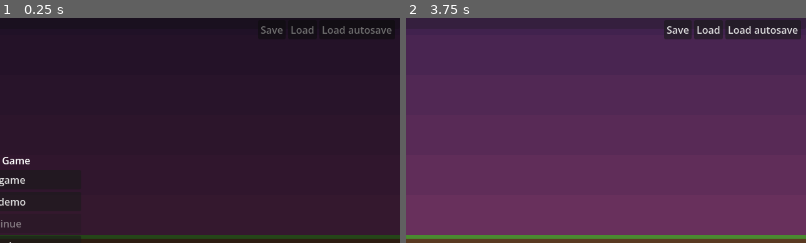
Above: before the commit, frames 1-2 (left to right).
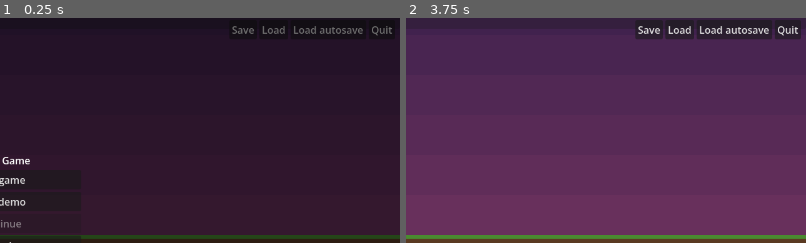
Above: after the commit, the same moments.

Repository: evidencelacking/TowerGame
Game: Godot game, scene res://scenes/main.tscn
The game is run twice, just before and just after one commit, with the same random seed, the same clock (stepped at 60 frames per second) and the same inputs.
Inputs:
- Up to frame 1 (0.25 s): no input
- Up to frame 2 (3.75 s): click "No messages yet" at 0.5 s; click "Save" at 1.25 s; click "Load" at 2 s; click "Load autosave" at 2.75 s; click "New game" at 3.5 s
The pictures show only the part of the screen within x 50-100%, y 6-56%; the shares and areas given below are measured in that part.

The runs differ from the first frame. In frame 1, 0.7% of the frame differs, in the area x 58-98%, y 3-8%; in frame 2, 1.1%, in the area x 57-98%, y 3-10%.

Commit message:
feat: a Quit button in the top-right row and in Settings, and Ctrl+Q, open a save-and-quit confirm (refs #482)
Co-Authored-By: Claude Opus 5.5 <noreply@anthropic.com>

Diff:
--- a/scripts/main.gd
+++ b/scripts/main.gd
@@ -90,6 +90,9 @@
 	save_menu.name = "SaveMenu"
 	add_child(save_menu)
 	save_menu.bind($Hud/SimDriver)
+	var quit_confirm := QuitConfirm.new()  # after the settings window, so its Esc is seen first
+	add_child(quit_confirm)
+	quit_confirm.save_callable = save_menu.quick_save
 	if SaveFiles.pending_load != "":  # Switching mode to load a save from the other mode.
 		var path := SaveFiles.pending_load
 		SaveFiles.pending_load = ""
--- /dev/null
+++ b/scripts/view/quit_confirm.gd
@@ -0,0 +1,89 @@
+class_name QuitConfirm
+extends CanvasLayer
+## The "Quit to desktop?" confirm. One instance, found through the "quit_confirm" group: the Quit buttons
+## (save menu, settings window) and Ctrl+Q call open(). Save and quit saves first and only quits if the
+## save worked. Esc cancels. The OS close button / Alt+F4 keep Godot's default (quit). View only.
+
+var panel: PanelContainer
+var status: Label
+## Writes the quick save and returns whether it worked. Set by main.gd (the save menu's quick_save).
+var save_callable: Callable = Callable()
+## What quitting does; tests replace it so they do not exit.
+var quit_callable: Callable = Callable()
+
+
+func _init() -> void:
+	layer = 40
+	name = "QuitConfirm"
+	panel = PanelContainer.new()
+	panel.name = "Panel"
+	panel.visible = false
+	panel.set_anchors_preset(Control.PRESET_CENTER)
+	panel.grow_horizontal = Control.GROW_DIRECTION_BOTH
+	panel.grow_vertical = Control.GROW_DIRECTION_BOTH
+	add_child(panel)
+	var column := VBoxContainer.new()
+	panel.add_child(column)
+	var text := Label.new()
+	text.text = "Quit to desktop? Progress since your last save is lost unless you save now."
+	text.autowrap_mode = TextServer.AUTOWRAP_WORD_SMART
+	text.custom_minimum_size = Vector2(360, 0)
+	column.add_child(text)
+	status = Label.new()
+	status.name = "Status"
+	column.add_child(status)
+	_button(column, "SaveAndQuit", "Save and quit", save_and_quit)
+	_button(column, "QuitWithoutSaving", "Quit without saving", quit_now)
+	_button(column, "Cancel", "Cancel", close)
+
+
+func _ready() -> void:
+	add_to_group("quit_confirm")
+
+
+func _button(column: Control, node_name: String, text: String, handler: Callable) -> void:
+	var button := Button.new()
+	button.name = node_name
+	button.text = text
+	button.pressed.connect(handler)
+	column.add_child(button)
+
+
+func is_open() -> bool:
+	return panel.visible
+
+
+func open() -> void:
+	status.text = ""
+	panel.visible = true
+
+
+func close() -> void:
+	panel.visible = false
+
+
+func save_and_quit() -> void:
+	if save_callable.is_valid() and save_callable.call() as bool:
+		quit_now()
+	else:
+		status.text = "Save failed"
+
+
+func quit_now() -> void:
+	if quit_callable.is_valid():
+		quit_callable.call()
+	else:
+		get_tree().quit()
+
+
+## Ctrl+Q opens; Esc cancels.
+func _input(event: InputEvent) -> void:
+	var key := event as InputEventKey
+	if key == null or not key.pressed or key.echo:
+		return
+	if key.ctrl_pressed and key.keycode == KEY_Q:
+		open()
+		get_viewport().set_input_as_handled()
+	elif key.keycode == KEY_ESCAPE and is_open():
+		close()
+		get_viewport().set_input_as_handled()
--- a/scripts/view/save_menu.gd
+++ b/scripts/view/save_menu.gd
@@ -30,7 +30,7 @@
 	status = Label.new()
 	status.name = "Status"
 	box.add_child(status)
-	for entry in [["Save", open_save], ["Load", open_load], ["Load autosave", load_autosave]]:
+	for entry in [["Save", open_save], ["Load", open_load], ["Load autosave", load_autosave], ["Quit", request_quit]]:
 		var button := Button.new()
 		button.name = entry[0].replace(" ", "")
 		button.text = entry[0]
@@ -65,6 +65,10 @@
 	close.text = "Close"
 	close.pressed.connect(close_panel)
 	column.add_child(close)
+
+
+func request_quit() -> void:
+	get_tree().call_group("quit_confirm", "open")
 
 
 func bind(driver_value: Driver) -> void:
--- a/scripts/view/settings_window.gd
+++ b/scripts/view/settings_window.gd
@@ -54,6 +54,11 @@
 	close.text = "Close (Esc)"
 	close.pressed.connect(close_window)
 	column.add_child(close)
+	var quit := Button.new()
+	quit.name = "Quit"
+	quit.text = "Quit game"
+	quit.pressed.connect(func() -> void: get_tree().call_group("quit_confirm", "open"))
+	column.add_child(quit)
 
 
 func is_open() -> bool:
--- /dev/null
+++ b/tests/test_quit_confirm.gd
@@ -0,0 +1,72 @@
+extends RefCounted
+## The Quit buttons and the quit confirm: buttons exist, open the confirm, Cancel closes it, and
+## Save and quit saves before quitting and stays open if the save fails. Quitting is stubbed.
+
+var _quits: int = 0
+var _saves: int = 0
+var _save_ok: bool = true
+
+
+static func run(check: Callable) -> void:
+	var test := new()
+	await test._run(check)
+
+
+func _save() -> bool:
+	_saves += 1
+	return _save_ok
+
+
+func _quit() -> void:
+	_quits += 1
+
+
+func _run(check: Callable) -> void:
+	var tree := Engine.get_main_loop() as SceneTree
+	await tree.process_frame  # the root is still being set up on the first frame
+	var root: Node = tree.root
+	var confirm := QuitConfirm.new()
+	confirm.save_callable = _save
+	confirm.quit_callable = _quit
+	root.add_child(confirm)
+	var menu := SaveMenu.new()
+	root.add_child(menu)
+	var window := SettingsWindow.new()
+	root.add_child(window)
+	var menu_quit := menu.find_child("Quit", true, false) as Button
+	var window_quit := window.find_child("Quit", true, false) as Button
+	check.call(menu_quit != null and window_quit != null, "quit: the Quit button is in the save menu row and the settings window")
+	if menu_quit != null:
+		menu_quit.pressed.emit()
+		check.call(confirm.is_open(), "quit: the save menu Quit button opens the confirm")
+	confirm.close()
+	if window_quit != null:
+		window_quit.pressed.emit()
+		check.call(confirm.is_open(), "quit: the settings Quit button opens the confirm")
+	(confirm.find_child("Cancel", true, false) as Button).pressed.emit()
+	check.call(not confirm.is_open() and _quits == 0, "quit: Cancel closes the confirm without quitting")
+	confirm.open()
+	var esc := InputEventKey.new()
+	esc.keycode = KEY_ESCAPE
+	esc.pressed = true
+	confirm._input(esc)
+	check.call(not confirm.is_open() and _quits == 0, "quit: Esc cancels")
+	var ctrl_q := InputEventKey.new()
+	ctrl_q.keycode = KEY_Q
+	ctrl_q.ctrl_pressed = true
+	ctrl_q.pressed = true
+	root.push_input(ctrl_q)
+	await tree.process_frame
+	check.call(confirm.is_open(), "quit: Ctrl+Q opens the confirm")
+	_save_ok = false
+	confirm.save_and_quit()
+	check.call(_saves == 1 and _quits == 0 and confirm.is_open() and confirm.status.text == "Save failed",
+		"quit: a failed save does not quit and says so")
+	_save_ok = true
+	confirm.save_and_quit()
+	check.call(_saves == 2 and _quits == 1, "quit: Save and quit saves, then quits")
+	confirm.quit_now()
+	check.call(_saves == 2 and _quits == 2, "quit: Quit without saving does not save")
+	confirm.free()
+	menu.free()
+	window.free()
Not shown, added: scripts/view/quit_confirm.gd.uid
Not shown, added: tests/test_quit_confirm.gd.uid
